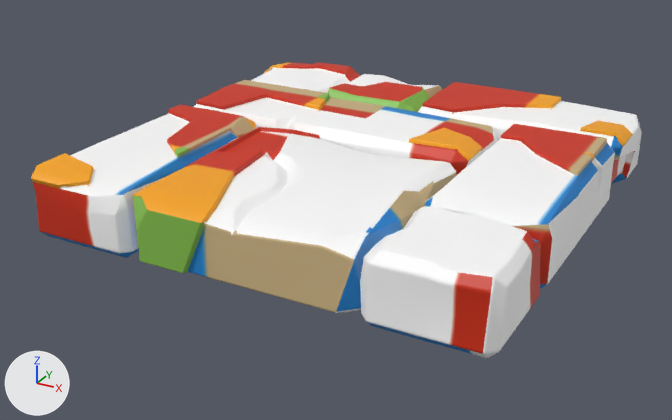
An edit to the FBX model Assets/Application/Models/Tile_Default_01.fbx, drawn before and after from the same camera.
One viewpoint serves both versions: a 50 mm lens placed at (1.77, -3.45, 1.5), pointed at (-0.06, -0.12, -0.16). The lights are fixed; the arrows at lower left show +X, +Y and +Z. Where no turn or scale is listed for an object, it has been applied to the vertices.

Script lines for the objects in view, before the commit:
```python
me_cube_285 = bpy.data.meshes.new('Cube.285')
me_cube_285.from_pydata(...)  # 6742 vertices, 6693 faces; spans x -1.02..1.04, y -1.02..1.02, z -0.15..0.18
me_cube_285.materials.append(mat_material)  # picture img_color_palette_jpg
ob_cube_106 = bpy.data.objects.new('Cube.106', me_cube_285)
ob_cube_106.location = (-0.007, 0.0, 0.0)
```
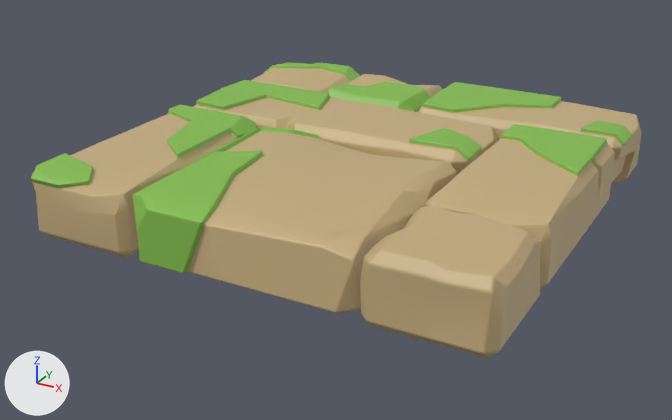
Where the change shows, as pixel boxes (x1, y1, x2, y2) in the pictures (672 x 420 px):
part 1 of me_cube_285, cut back: (205, 132, 401, 310) in both
part 2 of me_cube_285, surface changed: (31, 63, 642, 358) in both

Diff of the bpy script that builds the scene:
```diff
--- a/Assets/Application/Models/Tile_Default_01.fbx.py
+++ b/Assets/Application/Models/Tile_Default_01.fbx.py
@@ me_cube_285 @@
 # used by ob_cube_106; location = (-0.007, 0.0, 0.0)
-me_cube_285.from_pydata(...)  # 6742 vertices, 6693 faces; spans x -1.02..1.04, y -1.02..1.02, z -0.15..0.18
+me_cube_285.from_pydata(...)  # 6614 vertices, 6570 faces; spans x -1.02..1.04, y -1.02..1.02, z -0.15..0.18
+# me_cube_285 part 1
+# 132 vertices are removed from x -0.28..0.35, y -0.99..-0.32, z 0.08..0.15
+# 147 faces are deleted
+# 1 vertex moves within x -0.23, y -0.63, z 0.14
+# 4 vertices are added at (-0.22, -0.64, 0.14), (-0.23, -0.4, 0.15), (0.36, -0.96, 0.1), (-0.24, -0.39, 0.15)
+# 24 new faces join them
+# me_cube_285 part 2: 6546 kept faces spanning x -1.02..1.04, y -1.02..1.02, z -0.15..0.18 get new texture (UV) coordinates
 me_cube_285.materials.append(mat_material)
```
